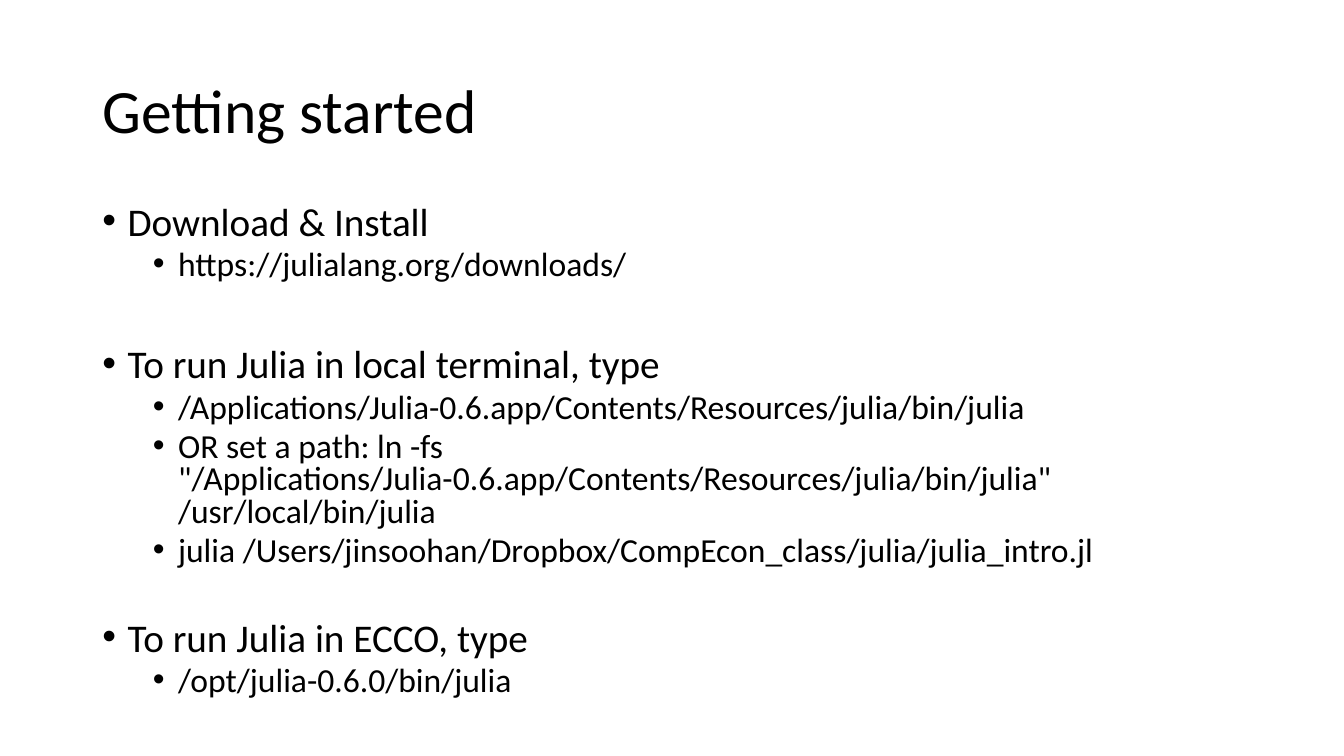
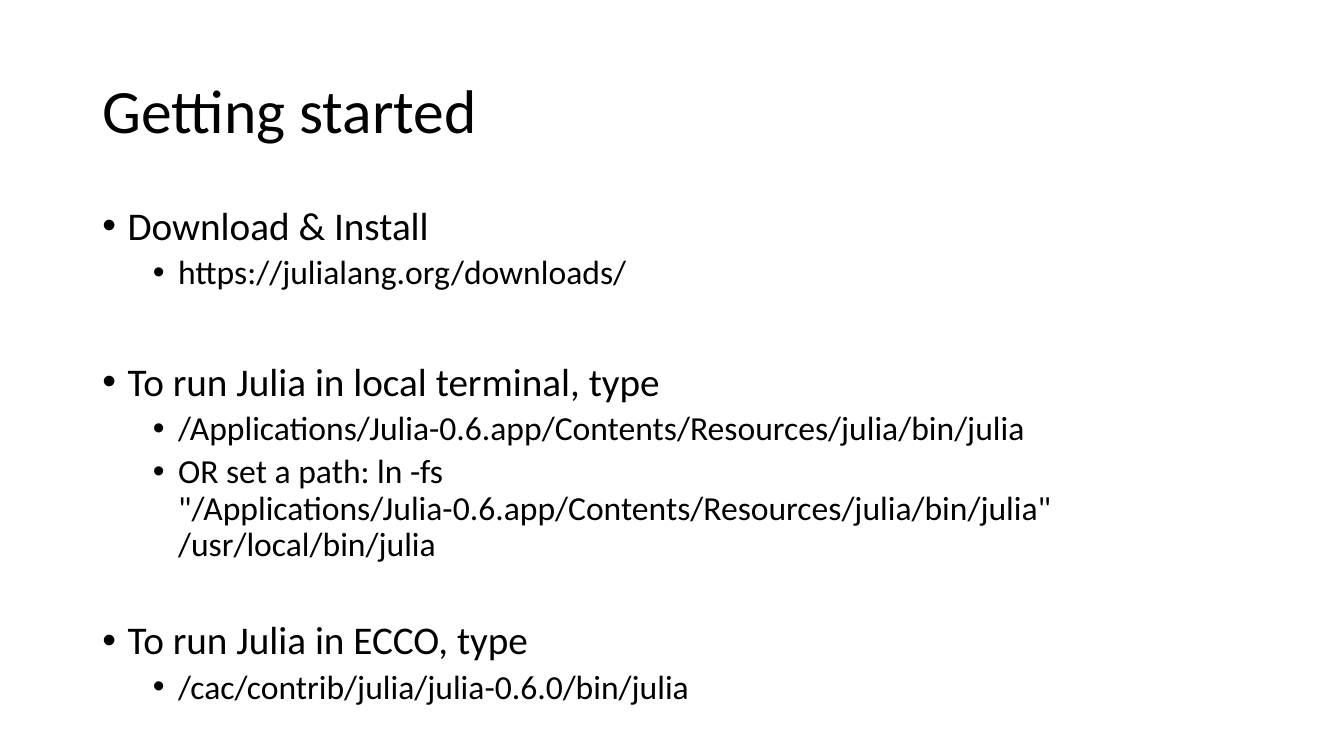
Before and after one commit to jinsoo-han/CompEcon_class, a slide deck: slide 4 of slides/Introduction to Julia.pptx. Drawn at 1344x756 pixels with LibreOffice and Linux fonts; fonts in the diff are those of the drawing. Boxes give left, top, right and bottom in pixels: in the first picture for what was removed or moved away, otherwise in the second. Text is boxed around its words. In the diff, an @@ line names an element or a change of style, - is before the commit and + after.

```diff
--- a/slides/Introduction to Julia.pptx
+++ b/slides/Introduction to Julia.pptx
@@ text at bbox=[128, 212, 1051, 661]: line spacing 0.8 to 0.9 @@
@@ text at bbox=[178, 538, 1093, 568]: paragraph removed @@
-  • julia /Users/jinsoohan/Dropbox/CompEcon_class/julia/julia_intro.jl
@@ text at bbox=[178, 675, 689, 705]: text changed @@
-  • /opt/julia-0.6.0/bin/julia
+  • /cac/contrib/julia/julia-0.6.0/bin/julia
```
Also in this commit, not shown: 1 other slide changed, 2 other files.
